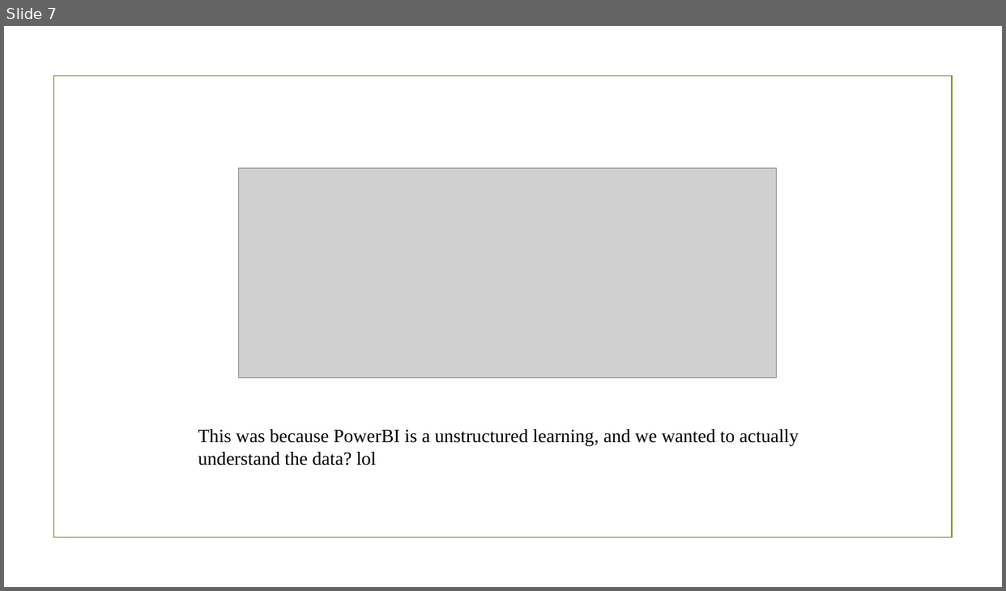
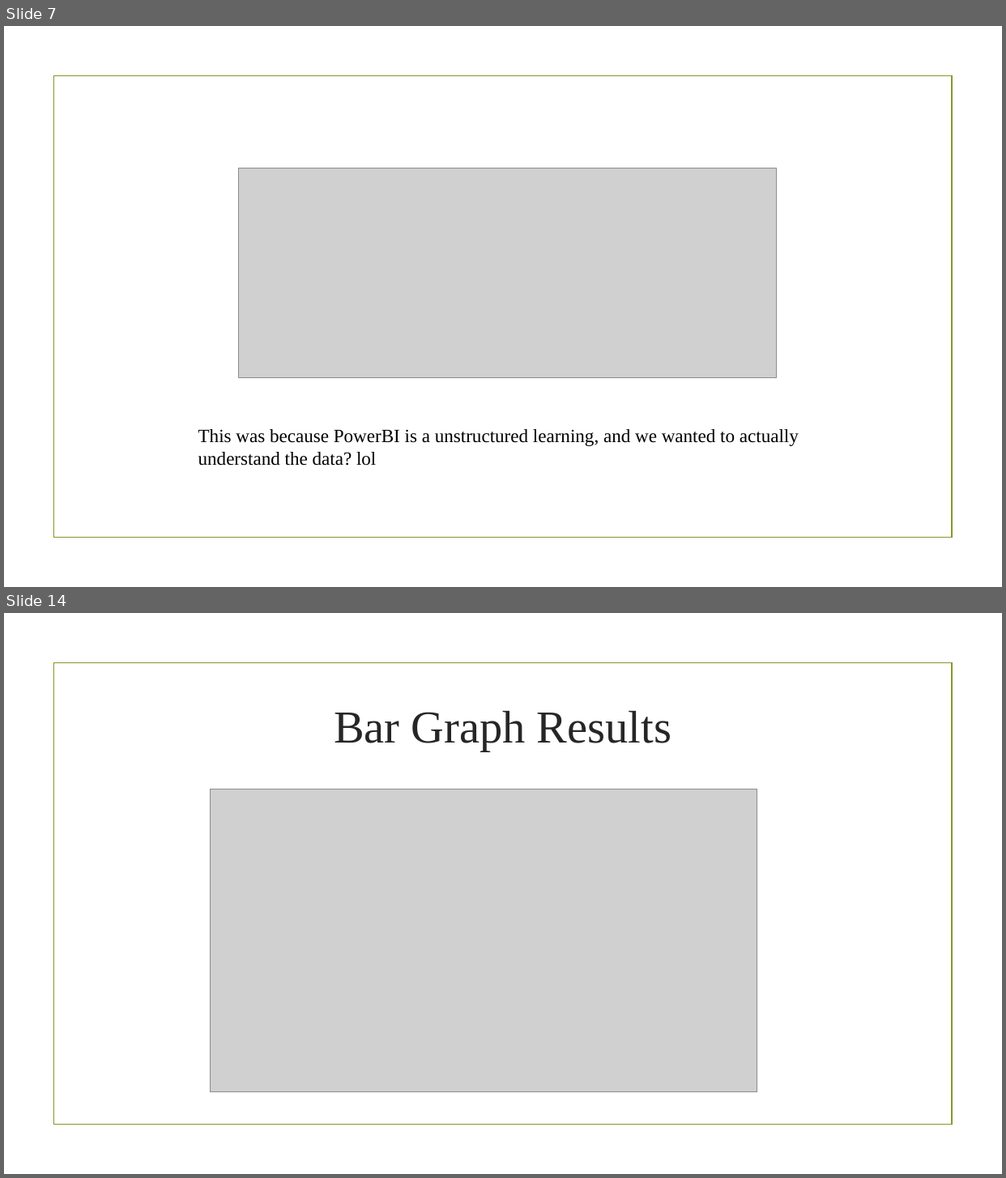
Before and after one commit to danlin604/vsocc, a slide deck: 4925 PROJECT FOLDER/COMP4925 , sub-project 1.pptx. Shown one above the other, each under a label of ours: slide 7 before the commit, slides 7 and 14 after it; the slides between them are not shown. The pictures are 1006x591 and 1006x1178 pixels, drawn with LibreOffice and Linux fonts; fonts in the diff are those of the drawing; grey boxes stand for pictures; background and template pictures are left out. Boxes give left, top, right and bottom in pixels: in the first picture for what was removed or moved away, otherwise in the second. Text is boxed around its words. In the diff, an @@ line names an element or a change of style, - is before the commit and + after.

```diff
--- a/4925 PROJECT FOLDER/COMP4925 , sub-project 1.pptx
+++ b/4925 PROJECT FOLDER/COMP4925 , sub-project 1.pptx
@@ slide 14 added at [4, 613, 1002, 1174], background picture (left out); not listed: 1 template element that a slide beside it also shows @@
@@ text added at [334, 711, 671, 752], 44 pt, text #262626 @@
+Bar Graph Results
@@ picture added at [210, 789, 757, 1093] @@
```
Also in this commit, not shown: 4 slides changed, 5 other slides added, 1 slide removed, 1 other file.
